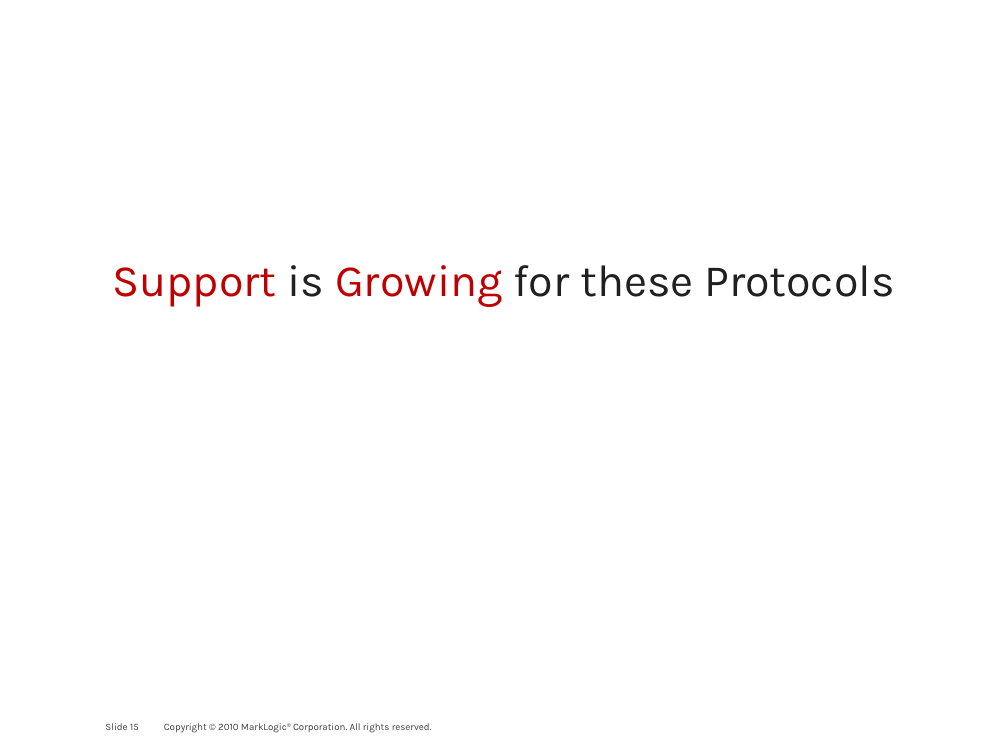
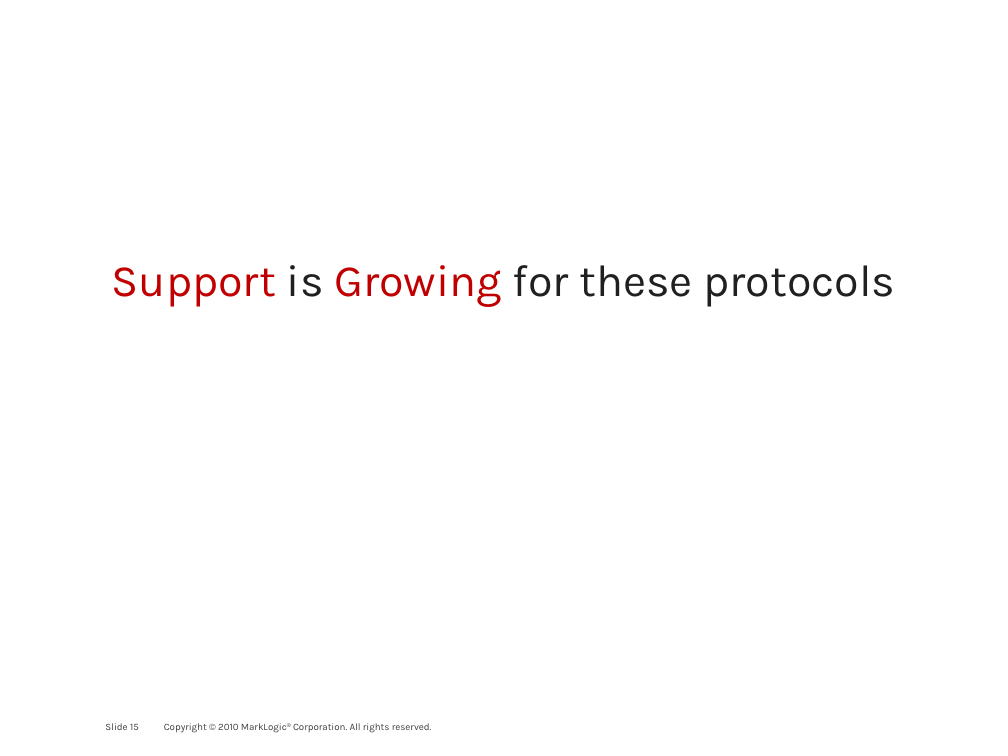
Before and after one commit to philipfennell/grasp, a slide deck: slide 15 of docs/marklogic_and_the_linked-data_connection.pptx. Drawn at 1008x756 pixels with LibreOffice and Linux fonts; fonts in the diff are those of the drawing; background and template pictures are left out. Boxes give left, top, right and bottom in pixels: in the first picture for what was removed or moved away, otherwise in the second. Text is boxed around its words. In the diff, an @@ line names an element or a change of style, - is before the commit and + after.

```diff
--- a/docs/marklogic_and_the_linked-data_connection.pptx
+++ b/docs/marklogic_and_the_linked-data_connection.pptx
@@ text at [112,265,896,307]: text changed @@
-Support is Growing for these Protocols
+Support is Growing for these protocols
```
Also in this commit, not shown: 5 other slides changed, 1 slide removed, 2 other files.
